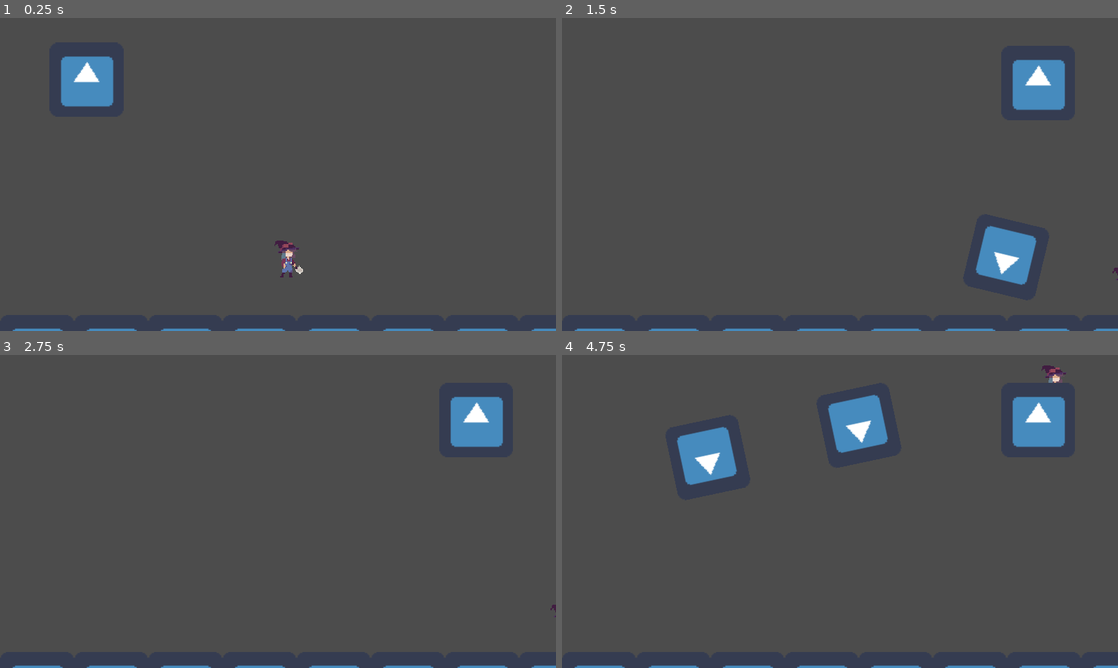
Above: before the commit, frames 1-4 (two rows, left to right).
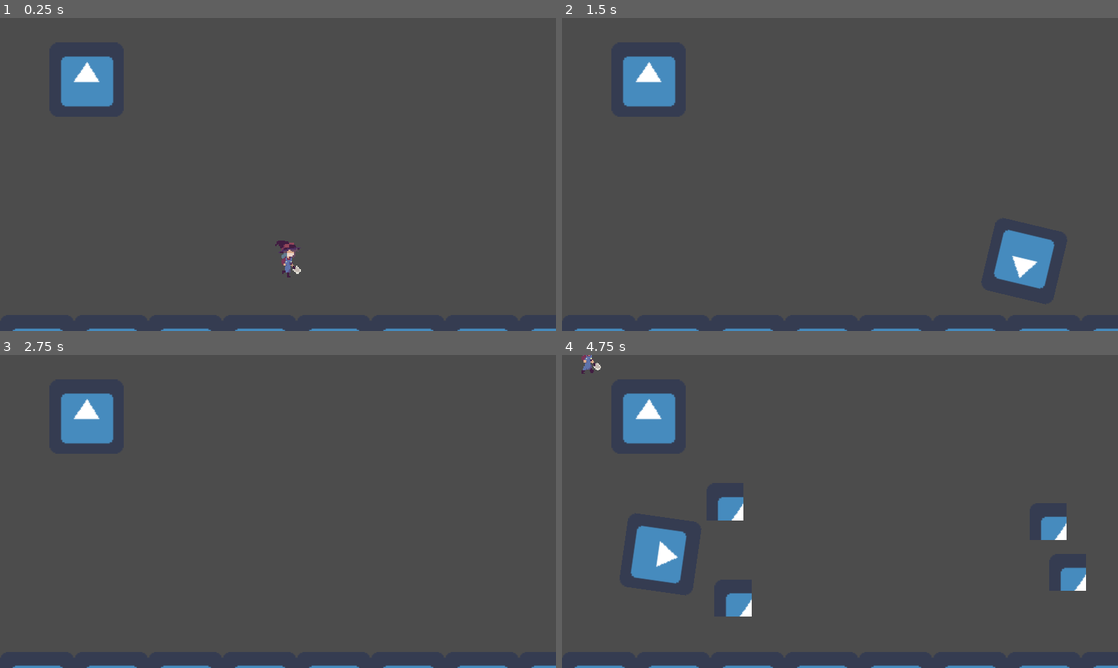
Above: after the commit, the same moments.

Repository: CrushLite/trijam2021
Game: Godot game, scene res://Scenes/World.tscn
The game is run twice, just before and just after one commit, with the same random seed, the same clock (stepped at 60 frames per second) and the same inputs. The engine's default icon, where the game draws it, is replaced by a stand-in: a white triangle on a blue panel in a dark square.
Inputs (mouse positions are in pixels of both pictures, inside the frame that each line leads up to):
- Up to frame 1 (0.25 s): no input
- Up to frame 2 (1.5 s): tap Enter (ui_accept) at 0.5, 1.35 s; move the mouse to (962, 158) at 0.52 s; hold Right (ui_right) 0.53-1.28 s; hold Enter (ui_accept) 0.53-1.28 s; click (962, 158) at 0.67 s; move the mouse to (728, 190) at 1.27 s; hold Down (ui_down) from 1.28 s (still down)
- Up to frame 3 (2.75 s): tap Enter (ui_accept) at 1.52, 1.82 s; move the mouse to (333, 442) at 2.02 s; release Down (ui_down) at 2.03 s; hold Right (ui_right) from 2.03 s (still down); hold Enter (ui_accept) from 2.03 s (still down)
- Up to frame 4 (4.75 s): move the mouse to (812, 574) at 2.77 s; release Right (ui_right) at 2.78 s; release Enter (ui_accept) at 2.78 s; hold Up (ui_up) 2.78-3.53 s; tap Enter (ui_accept) at 2.85, 3.02, 3.32, 4.35, 4.52 s; click (812, 574) at 2.92 s; move the mouse to (1006, 558) at 3.52 s; hold Enter (ui_accept) 3.53-4.28 s; hold Left (ui_left) from 3.53 s (still down); move the mouse to (673, 464) at 4.27 s

The runs differ from the first frame. In frame 1, 0.2% of the frame differs, in the area x 49-55%, y 71-83%; in frame 2, 4.5%; in frame 3, 3.1%; in frame 4, 9.3%, in the area x 3-95%, y 0-84%.

Commit message:
Zombie can now spawn rocks

Diff:
--- /dev/null
+++ b/TriJam2021/Art/SpriteFrames/Rock_sprite_frames.tres
@@ -0,0 +1,16 @@
+[gd_resource type="SpriteFrames" load_steps=3 format=2]
+
+[ext_resource path="res://Art/icon.png" type="Texture" id=1]
+
+[sub_resource type="AtlasTexture" id=1]
+flags = 4
+atlas = ExtResource( 1 )
+region = Rect2( 0, 0, 32, 32 )
+
+[resource]
+animations = [ {
+"frames": [ SubResource( 1 ) ],
+"loop": true,
+"name": "default",
+"speed": 5.0
+} ]
--- a/TriJam2021/Scenes/Player.tscn
+++ b/TriJam2021/Scenes/Player.tscn
@@ -5,17 +5,20 @@
 [ext_resource path="res://Scripts/Player.gd" type="Script" id=3]
 
 [sub_resource type="CircleShape2D" id=1]
-radius = 24.7188
+radius = 9.06612
 
 [node name="Player" type="KinematicBody2D"]
 script = ExtResource( 3 )
 projectile = ExtResource( 2 )
 
 [node name="CollisionShape2D" type="CollisionShape2D" parent="."]
+position = Vector2( 0, 8.81945 )
 shape = SubResource( 1 )
 
 [node name="AnimatedSprite" type="AnimatedSprite" parent="."]
 frames = ExtResource( 1 )
-animation = "Idle"
+animation = "Walk"
+frame = 3
+playing = true
 
 [node name="Bullets" type="Node" parent="."]
--- /dev/null
+++ b/TriJam2021/Scenes/Rock.tscn
@@ -0,0 +1,47 @@
+[gd_scene load_steps=5 format=2]
+
+[ext_resource path="res://Art/SpriteFrames/Rock_sprite_frames.tres" type="SpriteFrames" id=1]
+[ext_resource path="res://Scripts/Rock.gd" type="Script" id=2]
+
+[sub_resource type="CircleShape2D" id=1]
+radius = 15.8469
+
+[sub_resource type="Animation" id=2]
+resource_name = "Fall"
+tracks/0/type = "value"
+tracks/0/path = NodePath(".:collision_layer")
+tracks/0/interp = 1
+tracks/0/loop_wrap = true
+tracks/0/imported = false
+tracks/0/enabled = true
+tracks/0/keys = {
+"times": PoolRealArray( 0, 1 ),
+"transitions": PoolRealArray( 1, 1 ),
+"update": 1,
+"values": [ 0, 1 ]
+}
+tracks/1/type = "value"
+tracks/1/path = NodePath(".:modulate")
+tracks/1/interp = 1
+tracks/1/loop_wrap = true
+tracks/1/imported = false
+tracks/1/enabled = true
+tracks/1/keys = {
+"times": PoolRealArray( 0, 1 ),
+"transitions": PoolRealArray( 16.5642, 1 ),
+"update": 0,
+"values": [ Color( 1, 1, 1, 0 ), Color( 1, 1, 1, 1 ) ]
+}
+
+[node name="Rock" type="StaticBody2D"]
+collision_mask = 0
+script = ExtResource( 2 )
+
+[node name="CollisionShape2D" type="CollisionShape2D" parent="."]
+shape = SubResource( 1 )
+
+[node name="AnimatedSprite" type="AnimatedSprite" parent="."]
+frames = ExtResource( 1 )
+
+[node name="AnimationPlayer" type="AnimationPlayer" parent="."]
+anims/Fall = SubResource( 2 )
--- a/TriJam2021/Scenes/World.tscn
+++ b/TriJam2021/Scenes/World.tscn
@@ -1,8 +1,9 @@
-[gd_scene load_steps=6 format=2]
+[gd_scene load_steps=8 format=2]
 
 [ext_resource path="res://Scenes/Player.tscn" type="PackedScene" id=1]
 [ext_resource path="res://Scenes/Zombie.tscn" type="PackedScene" id=2]
 [ext_resource path="res://Art/icon.png" type="Texture" id=3]
+[ext_resource path="res://Scenes/Rock.tscn" type="PackedScene" id=4]
 
 [sub_resource type="ConvexPolygonShape2D" id=1]
 points = PoolVector2Array( 64, 64, 0, 64, 0, 0, 64, 0 )
@@ -30,6 +31,9 @@
 } ]
 0/z_index = 0
 
+[sub_resource type="RectangleShape2D" id=3]
+extents = Vector2( 220.175, 70.6953 )
+
 [node name="World" type="Node2D"]
 
 [node name="TileMap" type="TileMap" parent="."]
@@ -38,15 +42,11 @@
 format = 1
 tile_data = PoolIntArray( -1, 0, 0, -65536, 0, 0, -65535, 0, 0, -65534, 0, 0, -65533, 0, 0, -65532, 0, 0, -65531, 0, 0, …(288 unchanged characters)…
 
-[node name="Player" parent="." instance=ExtResource( 1 )]
-position = Vector2( 248.809, 207.779 )
-collision_layer = 2
-collision_mask = 5
+[node name="RockSpawnArea" type="Area2D" parent="."]
+position = Vector2( 249.746, 162.293 )
 
-[node name="Zombie" parent="." instance=ExtResource( 2 )]
-position = Vector2( 74.7462, 53.2417 )
-player_path = NodePath("../Player")
-move_targets_path = NodePath("../MoveTargets")
+[node name="CollisionShape2D" type="CollisionShape2D" parent="RockSpawnArea"]
+shape = SubResource( 3 )
 
 [node name="MoveTargets" type="Node" parent="."]
 
@@ -64,3 +64,21 @@
 
 [node name="Pos5" type="Position2D" parent="MoveTargets"]
 position = Vector2( 411.096, 56.1805 )
+
+[node name="YSort" type="YSort" parent="."]
+
+[node name="Rocks" type="YSort" parent="YSort"]
+
+[node name="Player" parent="YSort" instance=ExtResource( 1 )]
+position = Vector2( 248.809, 207.779 )
+collision_layer = 2
+collision_mask = 5
+
+[node name="Zombie" parent="YSort" instance=ExtResource( 2 )]
+position = Vector2( 74.7462, 53.2417 )
+player_path = NodePath("../Player")
+move_targets_path = NodePath("../../MoveTargets")
+rock_spawn_area_path = NodePath("../../RockSpawnArea")
+rocks_path = NodePath("../Rocks")
+rock = ExtResource( 4 )
+rocks_to_spawn = 4
--- a/TriJam2021/Scenes/Zombie.tscn
+++ b/TriJam2021/Scenes/Zombie.tscn
@@ -20,5 +20,6 @@
 [node name="Bullets" type="Node" parent="."]
 
 [node name="MoveTimer" type="Timer" parent="."]
+wait_time = 2.967
 autostart = true
 [connection signal="timeout" from="MoveTimer" to="." method="_on_MoveTimer_timeout"]
--- /dev/null
+++ b/TriJam2021/Scripts/Rock.gd
@@ -0,0 +1,7 @@
+extends StaticBody2D
+
+var col_layer
+
+func _ready():
+	$AnimationPlayer.play("Fall")
+	pass # Replace with function body.
--- a/TriJam2021/Scripts/Zombie.gd
+++ b/TriJam2021/Scripts/Zombie.gd
@@ -3,10 +3,16 @@
 
 export(NodePath) var player_path
 export(NodePath) var move_targets_path
+export(NodePath) var rock_spawn_area_path
+export(NodePath) var rocks_path
+export(PackedScene) var rock
+export(int, 1, 5, 1) var rocks_to_spawn = 1
 
 
-onready var player = get_node(player_path)
-onready var move_targets = get_node(move_targets_path)
+onready var player = get_node(player_path) as KinematicBody2D
+onready var move_targets = get_node(move_targets_path) as Node
+onready var rock_spawn_area = get_node(rock_spawn_area_path) as Area2D
+onready var rocks = get_node(rocks_path) as YSort
 
 
 enum States { IDLE, SLASH, DASH }
@@ -44,15 +50,12 @@
 #	pass
 
 
-# Need a rock throw attack
-# rocks move to random positions and create hazards
-func rock_throw():
-	# spawns a thing at random positions
-	pass
 
 
 func _on_MoveTimer_timeout():
-	move_to_position_closest_to_player()
+#	move_to_position_closest_to_player()
+	clear_rocks()
+	rock_throw()
 #	move_to_random_position()
 
 
@@ -84,3 +87,77 @@
 func _move_to(pos : Position2D):
 	global_position = pos.global_position
 	curr_pos = pos
+
+
+
+func clear_rocks():
+	for r in rocks.get_children():
+		r.queue_free()
+
+
+# Need a rock throw attack
+# rocks move to random positions and create hazards
+func rock_throw():
+	# spawns a thing at random positions
+	var shape = (rock_spawn_area.get_child(0).shape as RectangleShape2D)
+	var area_pos = rock_spawn_area.position - shape.extents
+	var area_size = shape.extents * 2
+	var obj_size = Vector2(32, 32)
+
+	var rect: Rect2 = Rect2(area_pos, area_size)
+	var points = []
+
+	randomize()
+	while len(points) < rocks_to_spawn:
+		var point = area_pos + Vector2(randi() % int(area_size.x), randi() % int(area_size.y))
+		points.append(point)
+
+	for point in points:
+#		var point = get_placement_pos(area_pos, area_size, obj_size)
+#		print(area_pos, area_size, point)
+		var _rock : StaticBody2D = rock.instance()
+		_rock.position = point
+		rocks.add_child(_rock)
+
+
+
+func get_placement_pos(area_pos: Vector2, area_size: Vector2, obj_size: Vector2, including_edges: bool = false) -> Vector2:
+	assert(obj_size.x < area_size.x)
+	assert(obj_size.y < area_size.y)
+
+	var x := int(area_pos.x)
+	var y := int(area_pos.y)
+	var w := int(area_size.x)
+	var h := int(area_size.y)
+
+	var max_x = area_size.x - obj_size.x
+	var max_y = area_size.y - obj_size.y
+
+	if including_edges:
+		w += 1
+		h += 1
+	else:
+		x += 1
+		y += 1
+		w -= 1
+		h -= 1
+		max_x -= 1
+		max_y -= 1
+
+	randomize()
+	var random_x = x + (randi() % w)
+	var random_y = y + (randi() % h)
+	var random_pos := Vector2(random_x, random_y)
+
+	random_pos.x = min(random_pos.x, max_x)
+	random_pos.y = min(random_pos.y, max_y)
+	return random_pos
+
+
+#func _input(event):
+#	if event.is_action_pressed("ui_accept"):
+#		var area_pos := Vector2(0, 0)
+#		var area_size := Vector2(8, 8)
+#		var obj_size := Vector2(2, 2)
+#		var placement_pos := get_placement_pos(area_pos, area_size, obj_size, true)
+#		print("placement_pos: ", placement_pos)
